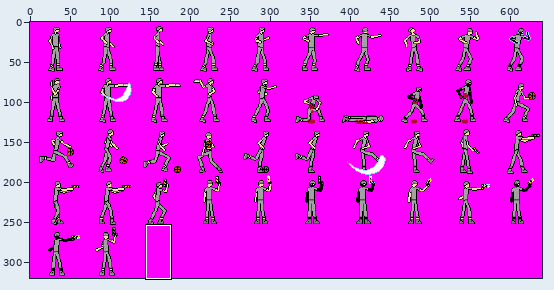
Sprite sheet, stored at graphics/spritesheets/player.png. The first picture is a wide view before the edit; the outline marks the close-up.
Close-up. The starting point:
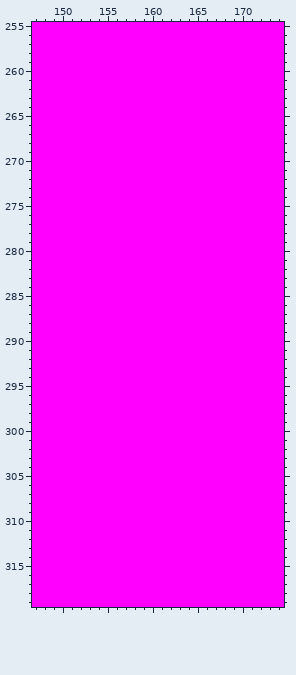
The file is 640x320 pixels. Shown: x 147..174, y 255..319.
The result:
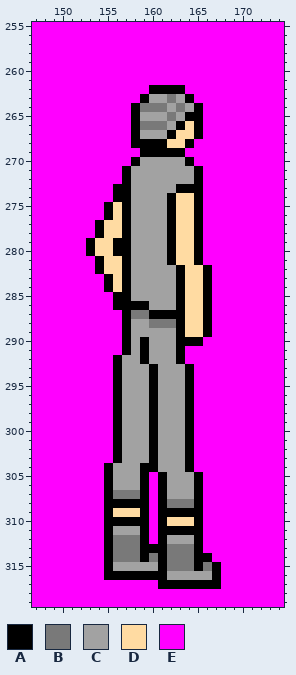
Palette (. is transparent): A #000000  B #797979  C #a2a2a2  D #ffdba2  E #ff00ff
Author's note on the commit: Create the final sprite for the player, which will be used once the win sequence begins.
Changes in this commit:
Changed rows in their new state; - is an unchanged pixel.
first column x 153:
262 -------AAAA----
263 ------ACCBCA---
264 -----ABBBCBCA--
265 -----ACCCBCAA--
266 -----ABBBCADA--
267 -----ACCCADDA--
268 -----AAAADDA---
269 ------AAAAA----
270 -----ACCCCCA---
271 ----ACCCCCCCA--
272 ----ACCCCCCCA--
273 ---AACCCCCAAA--
274 ---AACCCCADDA--
275 --ADACCCCADDA--
276 --ADACCCCADDA--
277 -ADDACCCCADDA--
278 -ADDACCCCADDA--
279 ADDAACCCCADDA--
280 ADDAACCCCADDA--
281 -ADDACCCCADDA--
282 -ADDACCCCCADDA-
283 --ADACCCCCADDA-
284 --ADACCCCCADDA-
285 ---AACCCCCADDA-
286 ---AAAACCCADDA-
287 ----ABBAAAADDA-
288 ----ACCBBBADDA-
289 ----ACCCCCADDA-
290 ----ACACCCAAA--
291 ----ACACCCA----
292 ---ACCACCCA----
293 ---ACCCACCCA---
294 ---ACCCACCCA---
295 ---ACCCACCCA---
296 ---ACCCACCCA---
297 ---ACCCACCCA---
298 ---ACCCACCCA---
299 ---ACCCACCCA---
300 ---ACCCACCCA---
301 ---ACCCACCCA---
302 ---ACCCACCCA---
303 ---ACCCACCCA---
304 --ACCCAACCCA---
305 --ACCCA-ACCCA--
306 --ACCCA-ACCCA--
307 --ABBBA-ACCCA--
308 --AAAAA-ABBBA--
309 --ADDDA-AAAAA--
310 --AAAAA-ADDDA--
311 --ACCCA-AAAAA--
312 --ABBBA-ACCCA--
313 --ABBBAAABBBA--
314 --ABBBABABBBAA-
315 --ACCCCCABBBABA
316 --AAAAAAACCCCCA
317 --------AAAAAAA
Boxes around the changes in both close-ups, in picture pixels (x1, y1, x2, y2):
changed: (86, 85, 221, 589)
